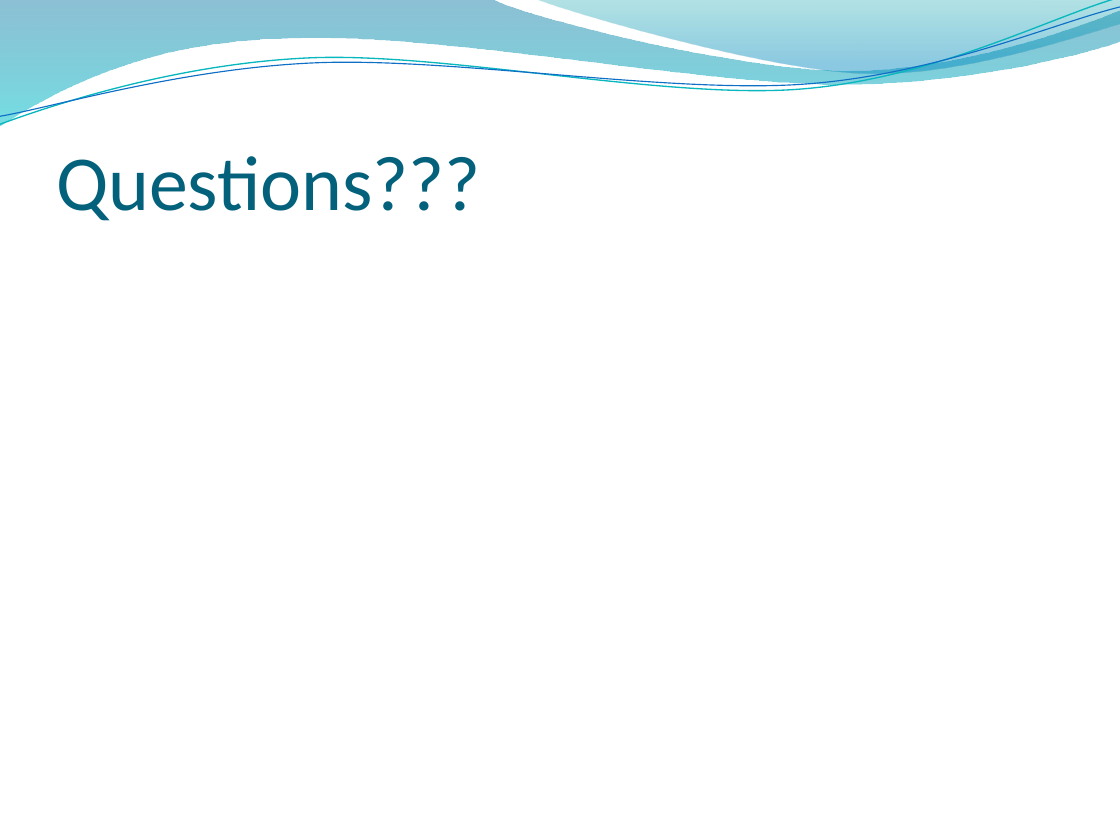
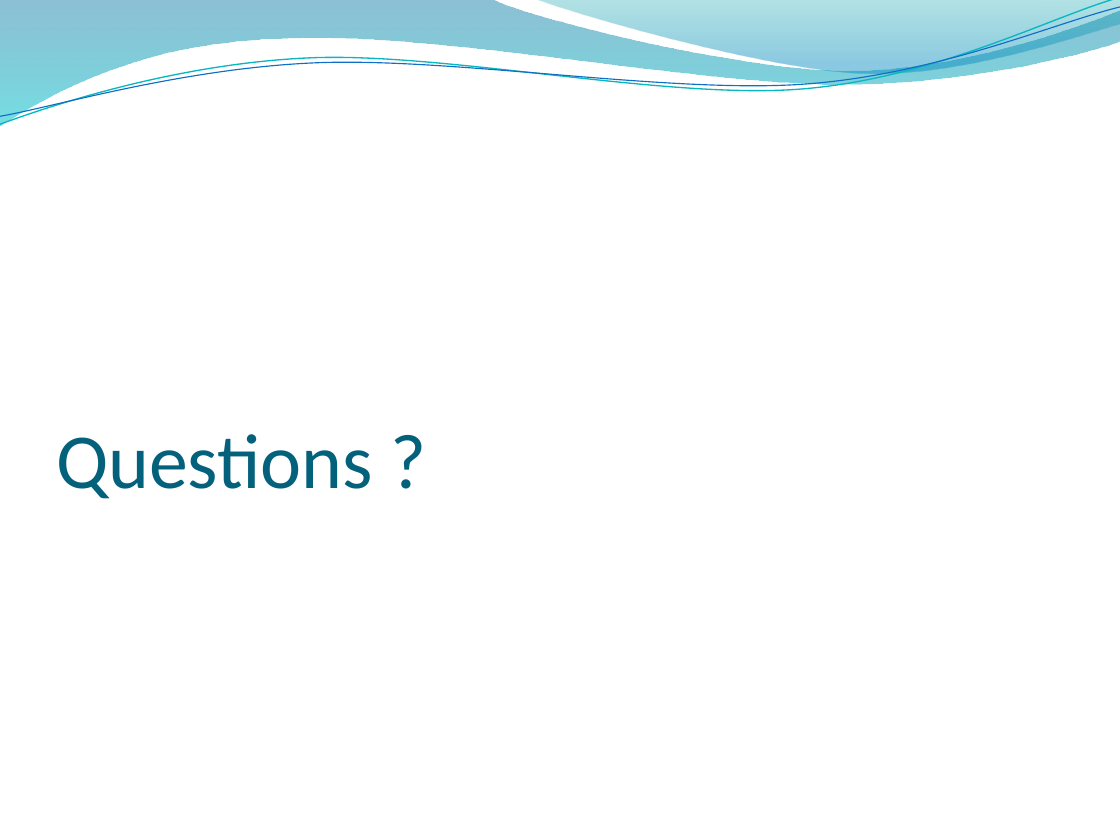
Before and after one commit to junaidnasir/gpu-em-nim, a slide deck: slide 12 of junaid_presentation_v1.pptx. Drawn at 1120x840 pixels with LibreOffice and Linux fonts; fonts in the diff are those of the drawing; background and template pictures are left out. Boxes give left, top, right and bottom in pixels: in the first picture for what was removed or moved away, otherwise in the second. Text is boxed around its words. In the diff, an @@ line names an element or a change of style, - is before the commit and + after.

```diff
--- a/junaid_presentation_v1.pptx
+++ b/junaid_presentation_v1.pptx
@@ title at (56, 434, 373, 499): text changed @@
-Questions???
+Questions ?
```
Also in this commit, not shown: 4 other slides changed, 1 slide removed.
